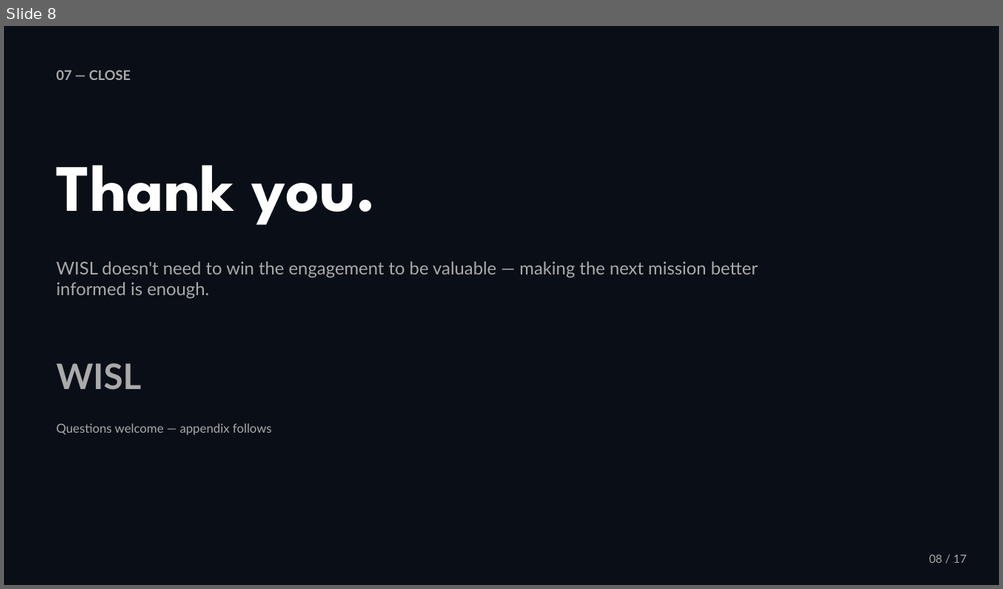
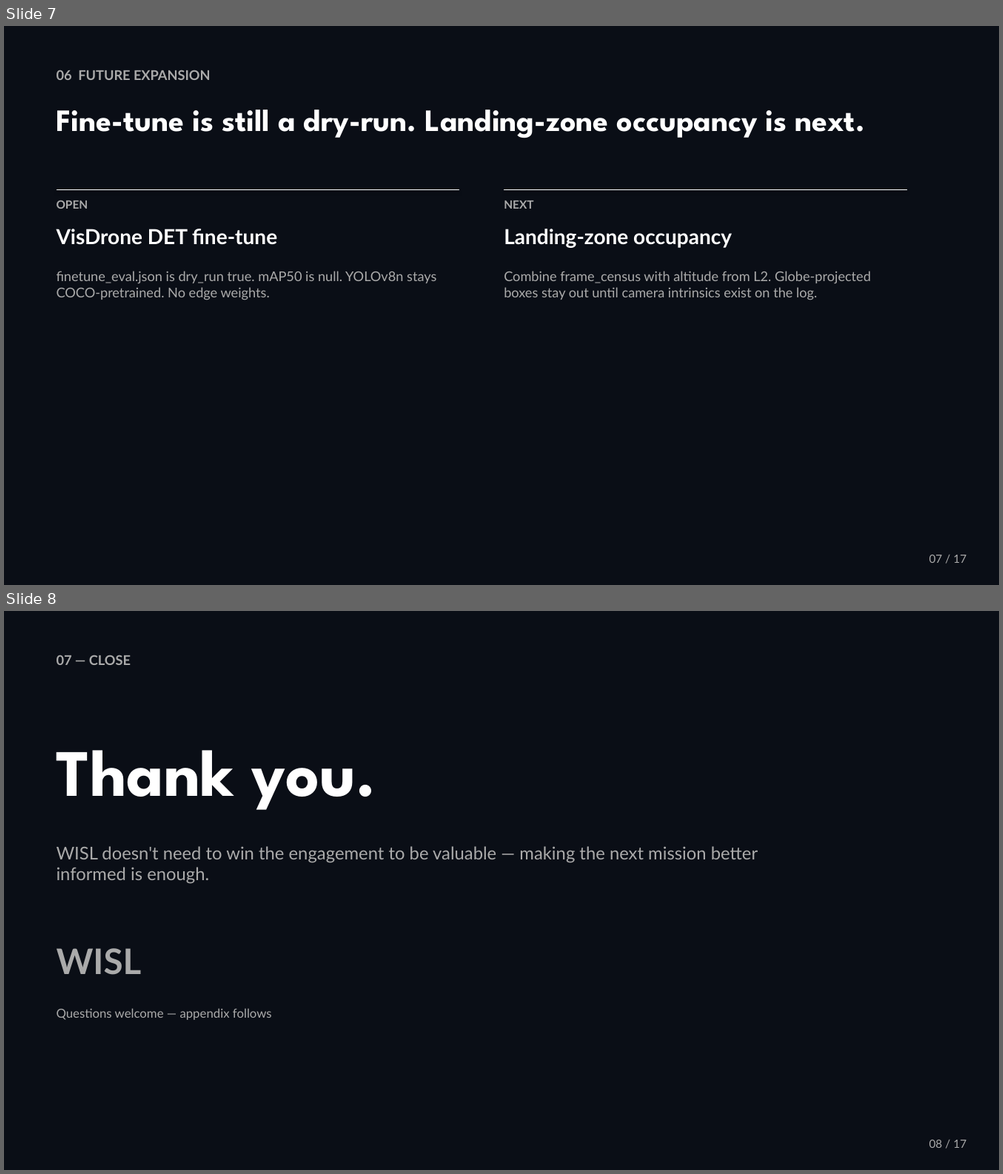
Before and after one commit to Sea1vester/WISL-Singapore-Defence-Tech-Hackathon, a slide deck: WISL_Pitch_Deck.pptx. Shown one above the other, each under a label of ours: slide 8 before the commit, slides 7 and 8 after it. The pictures are 1003x589 and 1003x1174 pixels, drawn with LibreOffice and Linux fonts; fonts in the diff are those of the drawing. Boxes give left, top, right and bottom in pixels: in the first picture for what was removed or moved away, otherwise in the second. Text is boxed around its words. In the diff, an @@ line names an element or a change of style, - is before the commit and + after.

```diff
--- a/WISL_Pitch_Deck.pptx
+++ b/WISL_Pitch_Deck.pptx
@@ slide 7 added at [4, 26, 999, 585], background #0A0E16 @@
@@ text added at [57, 70, 210, 80], 13 pt, text #AAAAAA, bold @@
+06 FUTURE EXPANSION
@@ text added at [57, 110, 865, 138], 30 pt, text #FFFFFF, bold @@
+Fine-tune is still a dry-run. Landing-zone occupancy is next.
@@ line added from (57, 190) to (459, 190), #FFFFFF 1 pt @@
@@ text added at [57, 201, 88, 209], 11 pt, text #AAAAAA, bold @@
+OPEN
@@ text added at [504, 201, 533, 209], 11 pt, text #AAAAAA, bold @@
+NEXT
@@ line added from (504, 190) to (907, 190), #FFFFFF 1 pt @@
@@ text added at [57, 229, 277, 245], 20 pt, text #FFFFFF, bold @@
+VisDrone DET fine-tune
@@ text added at [504, 229, 731, 248], 20 pt, text #FFFFFF, bold @@
+Landing-zone occupancy
@@ text added at [57, 271, 436, 301], 13 pt, text #AAAAAA @@
+finetune_eval.json is dry_run true. mAP50 is null. YOLOv8n stays COCO-pretrained. No edge weights.
@@ text added at [504, 271, 871, 301], 13 pt, text #AAAAAA @@
+Combine frame_census with altitude from L2. Globe-projected boxes stay out until camera intrinsics exist on the log.
@@ text added at [929, 555, 966, 563], 11 pt, text #AAAAAA @@
+07 / 17
```
Also in this commit, not shown: 7 slides changed, 1 other slide added, 2 slides removed, 4 other files.
